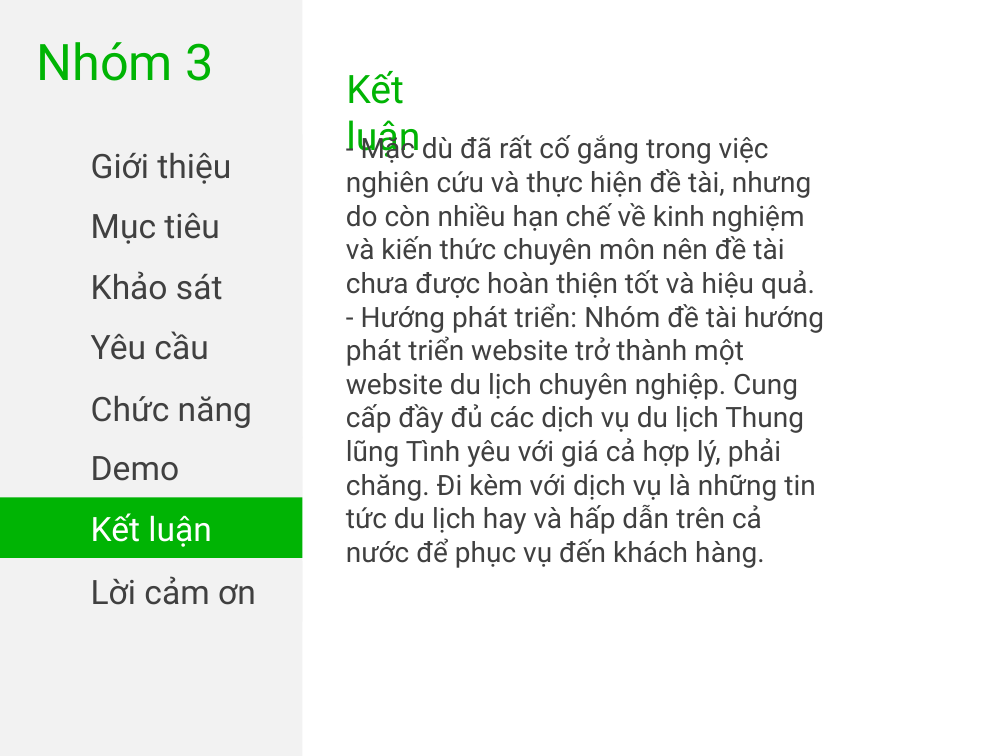
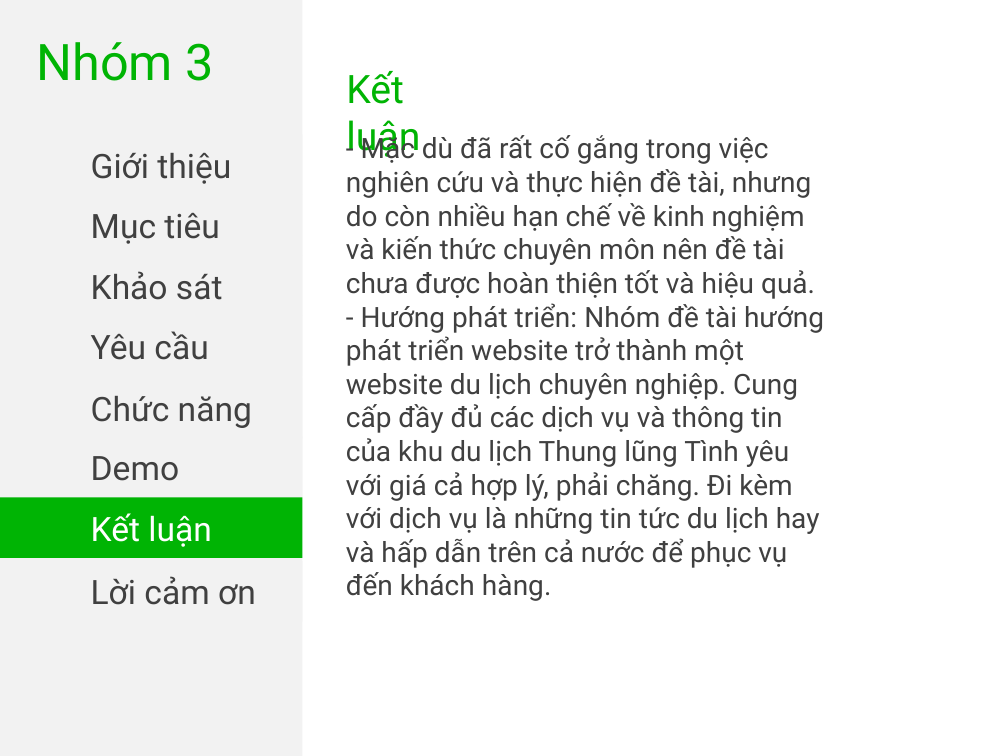
Before and after one commit to xknguyen/quan-li-diem-du-lich, a slide deck: slide 8 of BaoCao/BaoCaov1.pptx. Drawn at 1008x756 pixels with LibreOffice and Linux fonts; fonts in the diff are those of the drawing. Boxes give left, top, right and bottom in pixels: in the first picture for what was removed or moved away, otherwise in the second. Text is boxed around its words. In the diff, an @@ line names an element or a change of style, - is before the commit and + after.

Commit message:
cn

```diff
--- a/BaoCao/BaoCaov1.pptx
+++ b/BaoCao/BaoCaov1.pptx
@@ text at [346, 303, 824, 596]: text changed @@
-- Hướng phát triển: Nhóm đề tài hướng phát triển website trở thành một website du lịch chuyên nghiệp. Cung cấp đầy đủ các dịch vụ du lịch Thung lũng Tình yêu với giá cả hợp lý, phải chăng. Đi kèm với dịch vụ là những tin tức du lịch hay và hấp dẫn trên cả nước để phục vụ đến khách hàng.
+- Hướng phát triển: Nhóm đề tài hướng phát triển website trở thành một website du lịch chuyên nghiệp. Cung cấp đầy đủ các dịch vụ và thông tin của khu du lịch Thung lũng Tình yêu với giá cả hợp lý, phải chăng. Đi kèm với dịch vụ là những tin tức du lịch hay và hấp dẫn trên cả nước để phục vụ đến khách hàng.
```
Also in this commit, not shown: 2 other slides changed.
